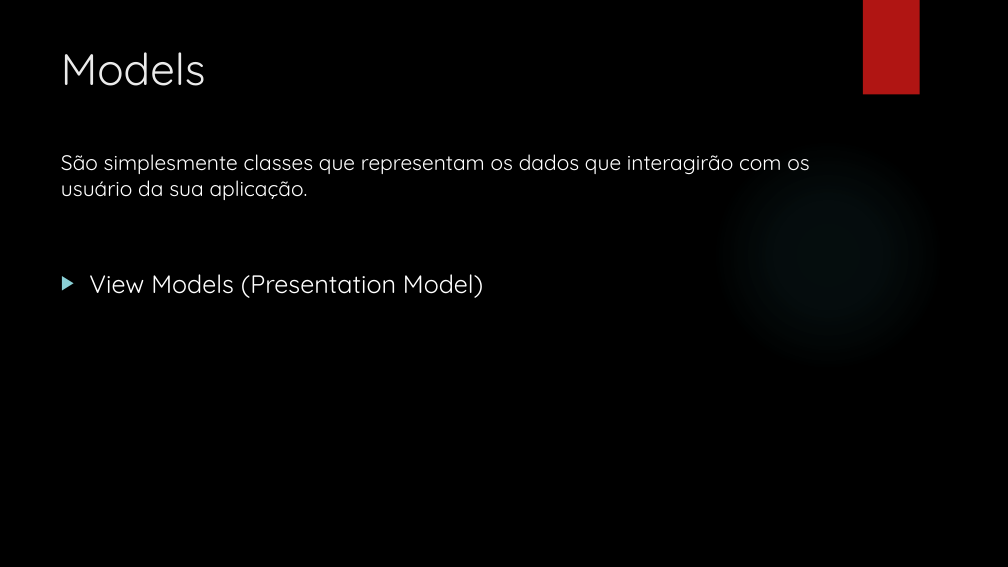
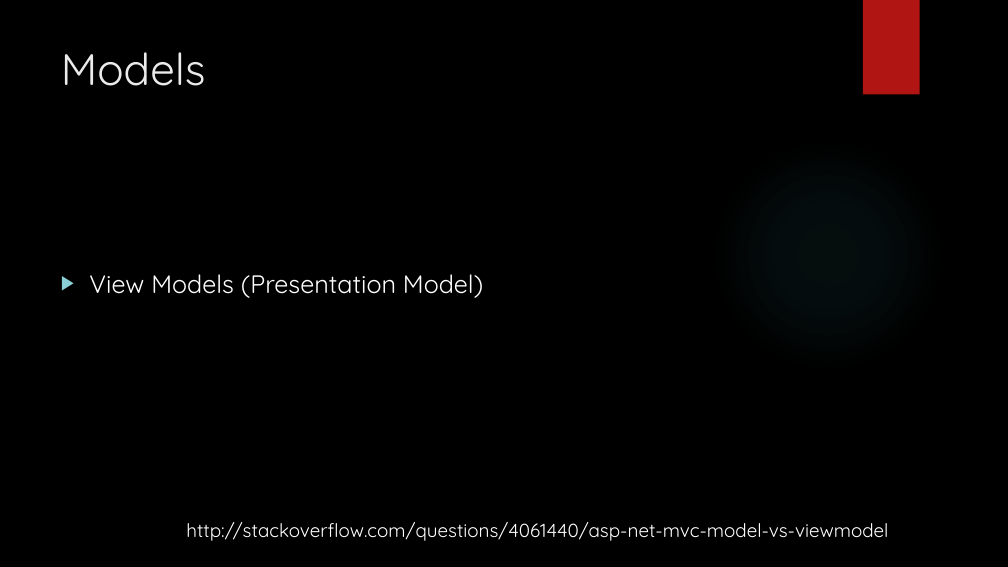
Before and after one commit to leolana/AspnetMvcLab, a slide deck: slide 20 of Presentation/AspNetMvc.pptx. Drawn at 1008x567 pixels with LibreOffice and Linux fonts; fonts in the diff are those of the drawing; background and template pictures are left out. Boxes give left, top, right and bottom in pixels: in the first picture for what was removed or moved away, otherwise in the second. Text is boxed around its words. In the diff, an @@ line names an element or a change of style, - is before the commit and + after.

```diff
--- a/Presentation/AspNetMvc.pptx
+++ b/Presentation/AspNetMvc.pptx
@@ text removed at (61,154,809,200) @@
-São simplesmente classes que representam os dados que interagirão com os usuário da sua aplicação.
@@ text added at (186,522,888,541), 18 pt, text #FFFFFF @@
+http://stackoverflow.com/questions/4061440/asp-net-mvc-model-vs-viewmodel
```
Also in this commit, not shown: 1 other slide changed.
